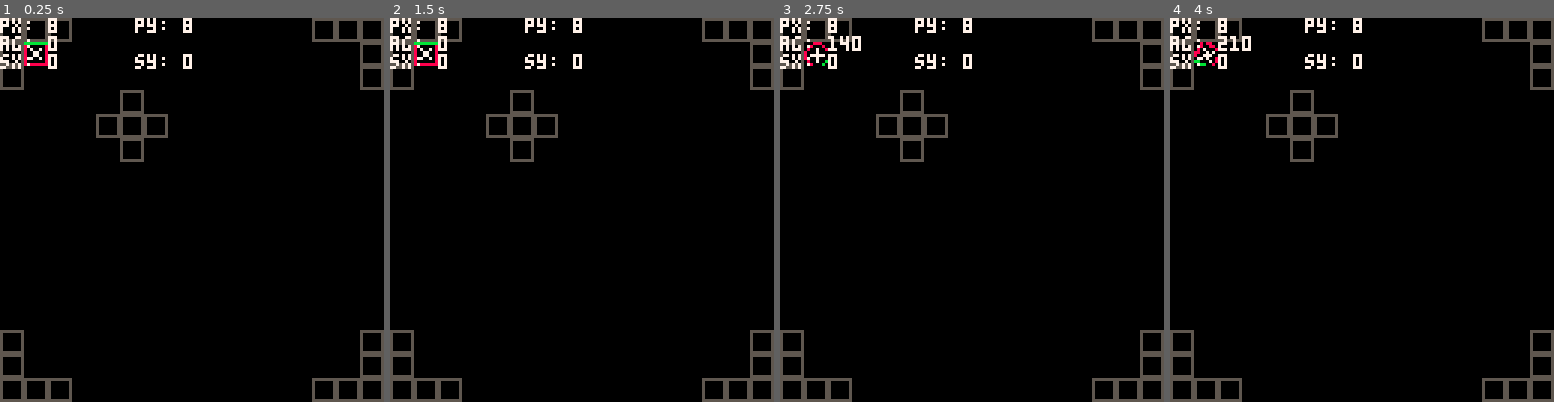
Above: before the commit, frames 1-4 (left to right).
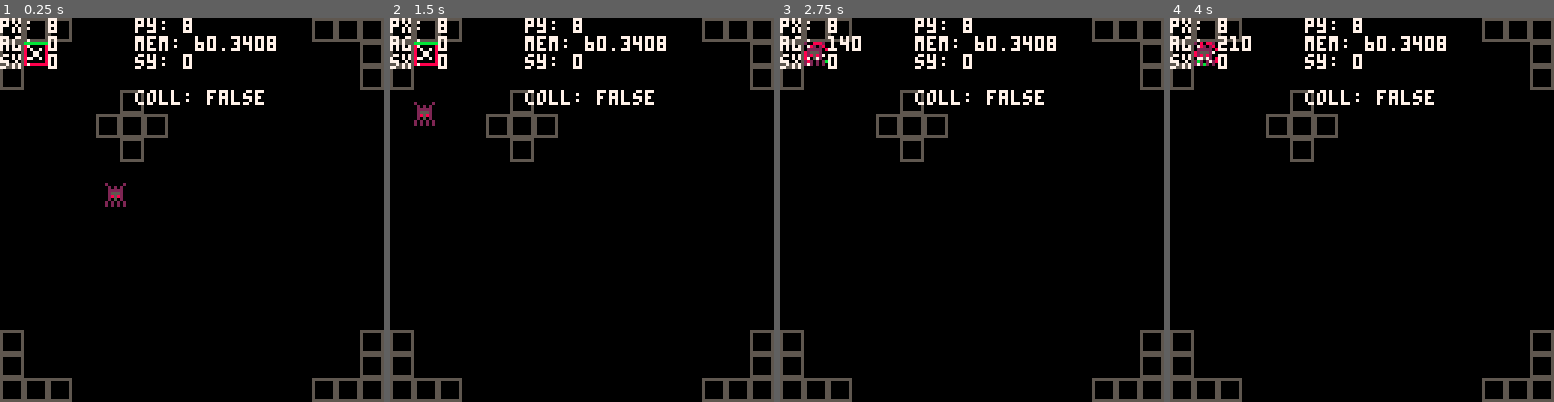
Above: after the commit, the same moments.

Repository: kbrewington/Negation
Game: PICO-8 cartridge negation.p8
Two runs of this game, one before a commit and one after it. Both use one fixed random seed, a clock stepped at 60 frames per second and the inputs below.
Inputs:
- Up to frame 1 (0.25 s): no input
- Up to frame 2 (1.5 s): tap X (X key) at 0.33, 1.07 s; tap O (Z key) at 0.7 s
- Up to frame 3 (2.75 s): hold Right 1.6-2.1 s; tap O (Z key) at 1.7, 2.1, 2.5 s; tap X (X key) at 1.85 s; hold Up 2.15-2.42 s; hold Right from 2.47 s (still down)
- Up to frame 4 (4 s): tap O (Z key) at 2.9, 3.3, 3.7 s; tap X (X key) at 2.97 s; release Right at 3.03 s; hold Left 3.08-3.58 s; hold Down 3.63-3.97 s

The runs differ from the first frame. In frame 1, 1.3% of the frame differs, in the area x 27-72%, y 4-50%; in frame 2, 1.3%; in frame 3, 1.3%; in frame 4, 1.3%.

Commit message:
added basic enemy AI. included is an 'a star' implementation that still needs work

Diff:
--- a/negation.p8
+++ b/negation.p8
@@ -50,7 +50,65 @@
                   [c.right_arrow] = false,
                   [c.up_arrow] = false,
                   [c.down_arrow] = false}
+
+basic_enemies = {}
+
+-- define some constants
 pi = 3.14159265359
+inf = 32767.99 -- max number as defined in https://neko250.github.io/pico8-api/
+
+--------------------------------------------------------------------------------
+------------------------ object-like structures --------------------------------
+--------------------------------------------------------------------------------
+--[[
+  node object
+]]
+function node(x, y)
+  local n = {}
+  n.x = x
+  n.y = y
+  n.distance = function(d)
+                  return sqrt((n.x-d.x)*(n.x-d.x)+(n.y-d.y)*(n.y-d.y)) -- use euclidean distance for now
+               end
+  n.equals = function(onode)
+                if n.x == onode.x and n.y == onode.y then
+                  return true
+                else
+                  return false
+                end
+              end
+  return n
+end
+
+--[[
+  enemy object
+]]
+function enemy(spawn_x, spawn_y)
+  local e = {}
+  e.sprite = 132
+  e.angle = 360
+  e.speed = .7
+  e.x = (spawn_x or 20)
+  e.y = (spawn_y or 20)
+  e.hitbox = {['x'] = e.x,
+              ['y'] = e.y,
+              ['dx'] = e.x + 7,
+              ['dy'] = e.y + 7}
+  e.update_hitbox = function(x, y)
+                      e.hitbox.x = x
+                      e.hitbox.y = y
+                      e.hitbox.dx = x + 7
+                      e.hitbox.dy = y + 7
+                    end
+  e.move = function()
+              path = minimum_neighbor(node(e.x, e.y), node(player.x, player.y))
+              e.x = path.x
+              e.y = path.y
+              e.update_hitbox(e.x, e.y)
+           end
+
+  return e
+end
 
 --------------------------------------------------------------------------------
 -------------------------------- helper functions ------------------------------
@@ -60,10 +118,12 @@
   print("py: " .. round(player.y, 1), 45, 0, 7)
 
   print("ag: " .. player.angle, 0, 6, 7)
-  print("", 45, 6, 7)
+  print("mem: ".. stat(0), 45, 6, 7)
 
   print("sx: " .. round(map_.sx, 1), 0, 12, 7)
   print("sy: " .. round(map_.sy, 1), 45, 12, 7)
+
+  print("coll: " .. enemy_collision(basic_enemies[1]), 45, 24, 7)
 end
 
 function bump(x, y)
@@ -75,6 +135,10 @@
   --return fget( mget( flr( (x - map_.sx) / 8 ), flr( (y - map_.sy) / 8 ) ), 0 )
 end
 
+function bump_all(x, y)
+  return bump(x, y) or bump(x + 7, y) or bump(x, y + 7) or bump(x + 7, y + 7)
+end
+
 function collision()
   local fwd_tempx = player.x - player.speed * sin(player.angle / 360)
   local fwd_tempy = player.y - player.speed * cos(player.angle / 360)
@@ -82,11 +146,21 @@
   local bck_tempx = player.x + player.speed * sin(player.angle / 360)
   local bck_tempy = player.y + player.speed * cos(player.angle / 360)
 
-  wall_fwd =  bump(fwd_tempx, fwd_tempy) or bump(fwd_tempx + 7, fwd_tempy)
-              or bump(fwd_tempx, fwd_tempy + 7) or bump(fwd_tempx + 7, fwd_tempy + 7)
-
-  wall_bck =  bump(bck_tempx, bck_tempy) or bump(bck_tempx + 7, bck_tempy)
-              or bump(bck_tempx, bck_tempy + 7) or bump(bck_tempx + 7, bck_tempy + 7)
+  wall_fwd =  bump_all(fwd_tempx, fwd_tempy) --bump(fwd_tempx, fwd_tempy) or bump(fwd_tempx + 7, fwd_tempy)
+              -- or bump(fwd_tempx, fwd_tempy + 7) or bump(fwd_tempx + 7, fwd_tempy + 7)
+
+  wall_bck =  bump_all(bck_tempx, bck_tempy) --bump(bck_tempx, bck_tempy) or bump(bck_tempx + 7, bck_tempy)
+              -- or bump(bck_tempx, bck_tempy + 7) or bump(bck_tempx + 7, bck_tempy + 7)
+end
+
+function enemy_collision(e)
+  if e.x < player.x and player.x < e.hitbox.x then
+  --    player.y < e.y and player.y > e.hitbox.y and
+  --    e.hitbox.dx < player.hitbox.dx and e.hitbox.dx > player.hitbox.x and
+  --    e.hitbox.dy < player.hitbox.dy and e.hitbox.dy > player.hitbox.y then
+       return 'true'
+  end
+  return 'false'
 end
 
 -- http://lua-users.org/wiki/SimpleRound
@@ -134,7 +208,7 @@
   if player.dashing[c.up_arrow] or player.dashing[c.down_arrow] then
     player.x = player.x - player.current_dash_speed * sin(player.angle / 360)
     player.y = player.y - player.current_dash_speed * cos(player.angle / 360)
-  else
+  else -- dash left right as defined on unit circle
     player.x = player.x - player.current_dash_speed * sin((player.angle/360)-(pi/4))
     player.y = player.y - player.current_dash_speed * cos((player.angle/360)-(pi/4))
   end
@@ -156,11 +230,147 @@
   player.last_time[n] = time()
 end
 
+--[[
+    get min
+]]
+function get_min(list)
+  local min = inf
+  min_idx = 0
+  for v, k in pairs(list) do
+    if k < min then
+      min = k
+      min_idx = v
+    end
+  end
+  return min_idx
+end
+
+function match(item, indict)
+  for i,v in pairs(indict) do
+    if i == item then
+      return i
+    end
+  end
+end
+
+function not_empty(dict)
+  for k,v in pairs(dict) do
+    return true
+  end
+  return false
+end
+--]]
+
+--[[
+    basic enemy AI pathfinding
+    -- TODO break ties in a lifo manner
+]]
+function astar(start, goal)
+  map = {}
+  closedset = {}
+  openset = {}
+  camefrom = {}
+  gscore = {}
+  fscore = {}
+  map.x = 128*8
+  map.y = 128*8
+  openset[start] = true
+  gscore[start] = 0
+  fscore[start] = start.distance(goal)
+  while not_empty(openset) do
+    current = match(get_min(fscore), openset) -- or get_first(openset)
+    if current.equals(goal) then
+      return get_path(camefrom, current)
+    end
+    del(openset, current)
+    -- add(closedset, current)
+    closedset[current] = true
+    -- check all adjacent nodes
+    for i=-1,1 do
+      for j=-1,1 do
+        nx = current.x+(i*enemy().speed)
+        ny = current.y+(j*enemy().speed)
+        if 0 < nx and nx < map.x and 0 < ny and ny < map.y then
+          neighbor = node(nx, ny)
+          -- check if neighbor is in closed set
+          if not closedset[neighbor] then
+            -- check if neighbor is not in open set (add to open set if not)
+            if not openset[neighbor] then
+              openset[neighbor] = true
+            end
+            -- distance from start to neighbor
+            tentative_gscore = gscore[current] + current.distance(neighbor)
+            if tentative_gscore < (gscore[neighbor] or inf) then
+              camefrom[neighbor] = current
+              gscore[neighbor] = tentative_gscore
+              fscore[neighbor] = gscore[neighbor] + neighbor.distance(goal)
+            end
+          end
+        end
+      end -- end j for
+    end --end i for
+  end -- end while
+  return {node(40, 61)}
+end -- end func
+
+function minimum_neighbor(start, goal)
+  local map = {}
+  map.x = 128
+  map.y = 120
+  local minimum_dist = inf
+  local min_node = nil
+    for i=-1,1 do
+      for j=-1,1 do
+        local nx = start.x+(i*enemy().speed)
+        local ny = start.y+(j*enemy().speed)
+        if 0 < nx and nx < map.x and 0 < ny and ny < map.y and not bump_all(nx, ny) then
+          local current = node(nx, ny)
+          local cur_distance = current.distance(goal)
+          if cur_distance < minimum_dist then
+            minimum_dist = cur_distance
+            min_node = current
+          end
+        end
+      end -- end j for
+    end --end i for
+    return min_node
+end
+
+function is_in(table, key)
+  for k, v in pairs(table) do
+    if key == k then return true end
+  end
+  return false
+end
+
+--[[
+    reconstruct path
+]]
+function get_path(camefrom, current)
+  total_path = {}
+  add(total_path, current)
+  while is_in(camefrom, current) do
+    current = camefrom[current]
+    add(total_path, current)
+  end
+  return total_path
+end
+
+--[[
+    get first item from a table of key, pairs
+    todo: find a better way to do this
+]]
+function get_first(table)
+ for k, v in all(table) do
+   return k
+ end
+end
+
 --------------------------------------------------------------------------------
 ---------------------------------- constructor ---------------------------------
 --------------------------------------------------------------------------------
 function _init()
-
+  add(basic_enemies, enemy(40, 60))
 end --end _init()
 
 
@@ -258,6 +468,11 @@
   map(0, 0, map_.sx, map_.sy, 128, 128)
 
   spr_r(player.sprite, player.x, player.y, player.angle, 1, 1)
+
+  for e in all(basic_enemies) do
+    spr(e.sprite, e.x, e.y)
+    e.move()
+  end
 
   debug()
 end --end _draw()
